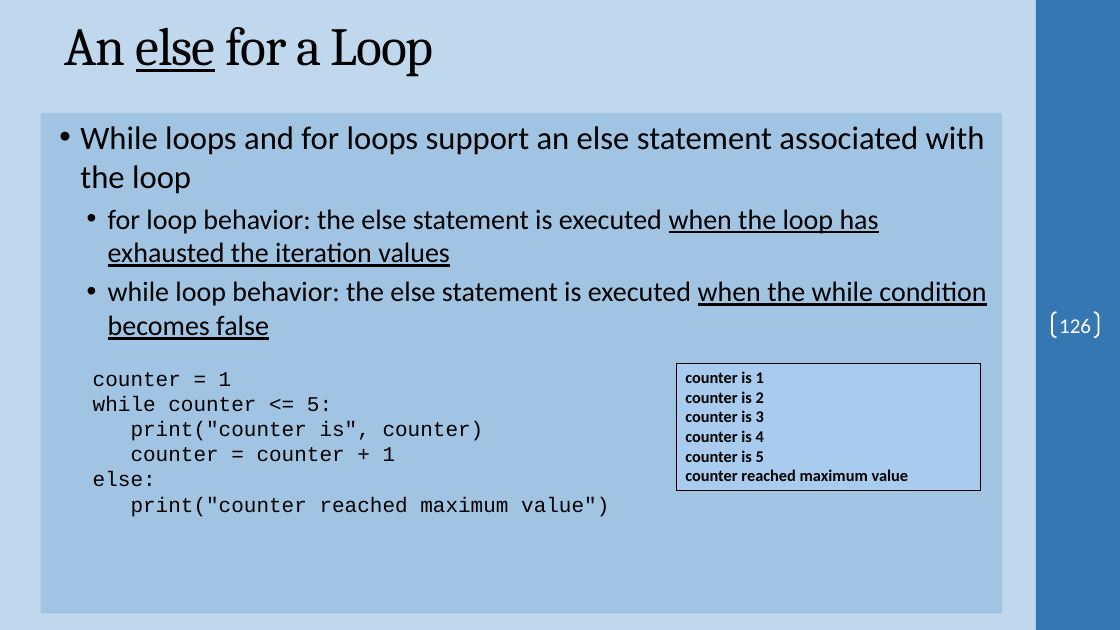
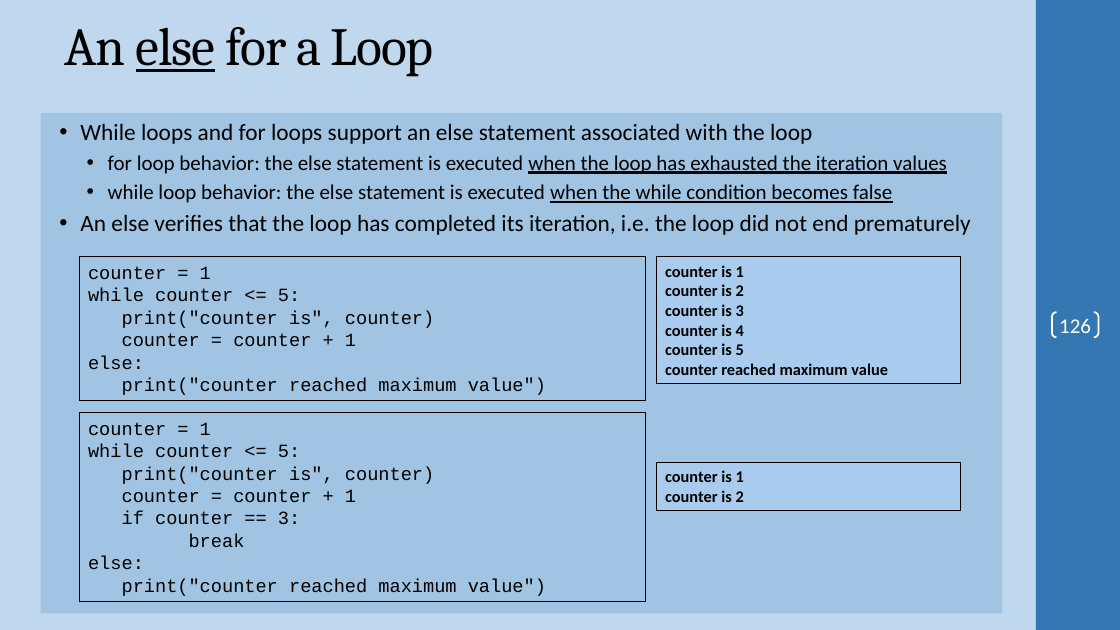
Before and after one commit to ProfSingletary/2023SpringNetworkScripting5Fridays, a slide deck: slide 126 of Day1.pptx. Drawn at 1120x630 pixels with LibreOffice and Linux fonts; fonts in the diff are those of the drawing; background and template pictures are left out. Boxes give left, top, right and bottom in pixels: in the first picture for what was removed or moved away, otherwise in the second. Text is boxed around its words. In the diff, an @@ line names an element or a change of style, - is before the commit and + after.

Commit message:
minor slide fixes

```diff
--- a/Day1.pptx
+++ b/Day1.pptx
@@ text at (80,123,947,203): size 28 to 20 pt in "While loops and for loops support an ..."; size 24 to 18 pt in "for loop behavior: the else statement is ...", "while loop behavior: the else statement is ..."; less space between paragraphs @@
@@ text at (80,214,971,235): paragraph added @@
+• An else verifies that the loop has completed its iteration, i.e. the loop did not end prematurely
@@ rectangle "counter = 1": place and size @@
-rectangle "counter = 1" at (93,372,609,517)
+rectangle "counter = 1" at (80,257,645,402)
@@ rectangle "counter = 1" at (80,257,645,402): size 18 to 16 pt; outline none to #000000 0.75 pt @@
@@ rectangle "counter is 1": place and size @@
-rectangle "counter is 1" at (677,363,981,490)
+rectangle "counter is 1" at (657,257,961,384)
@@ rectangle added at (80,413,645,602), outline #000000 0.75 pt, 16 pt, text #000000 @@
+counter = 1
+while counter <= 5:
+print("counter is", counter)
+counter = counter + 1
+if counter == 3:
+break
+else:
+print("counter reached maximum value")
@@ rectangle added at (657,462,961,510), fill #A9CCEE, outline #000000 0.75 pt, 14 pt, text #000000, bold @@
+counter is 1
+counter is 2
```
Also in this commit, not shown: 6 other slides changed, 1 other file.
